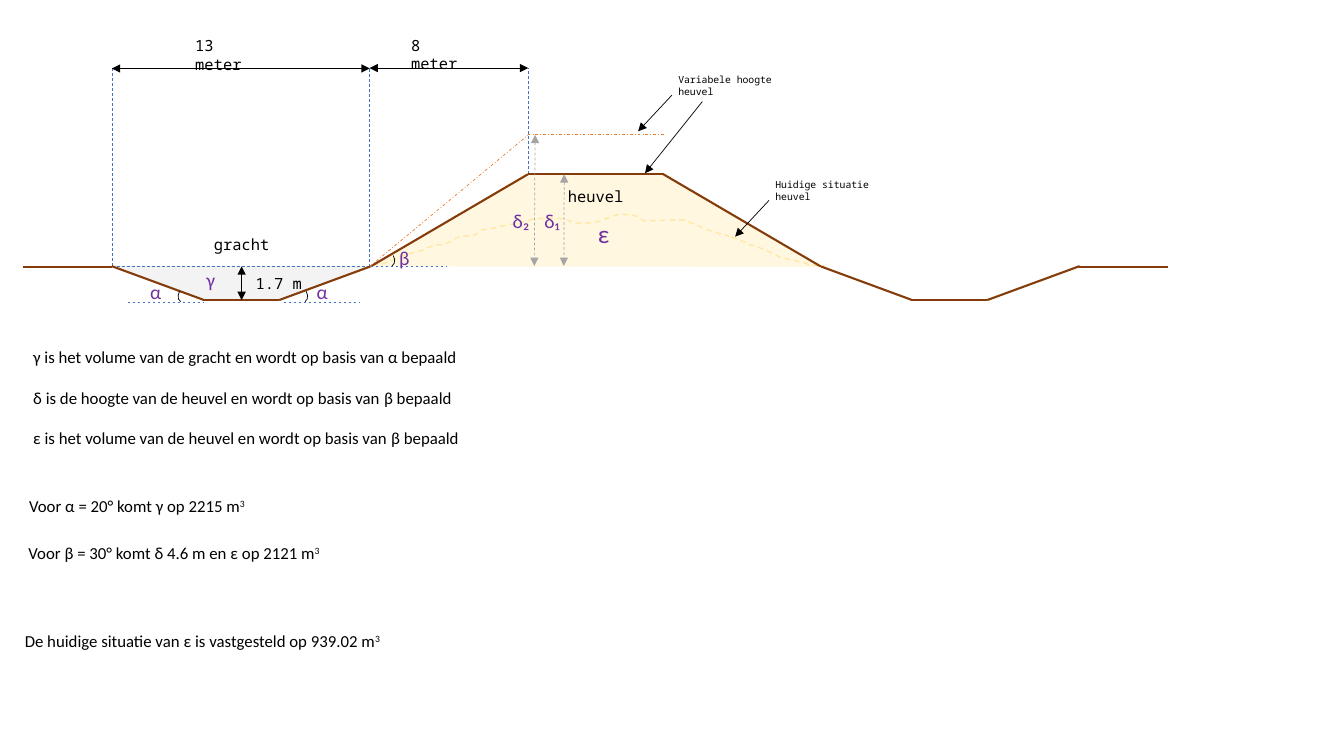
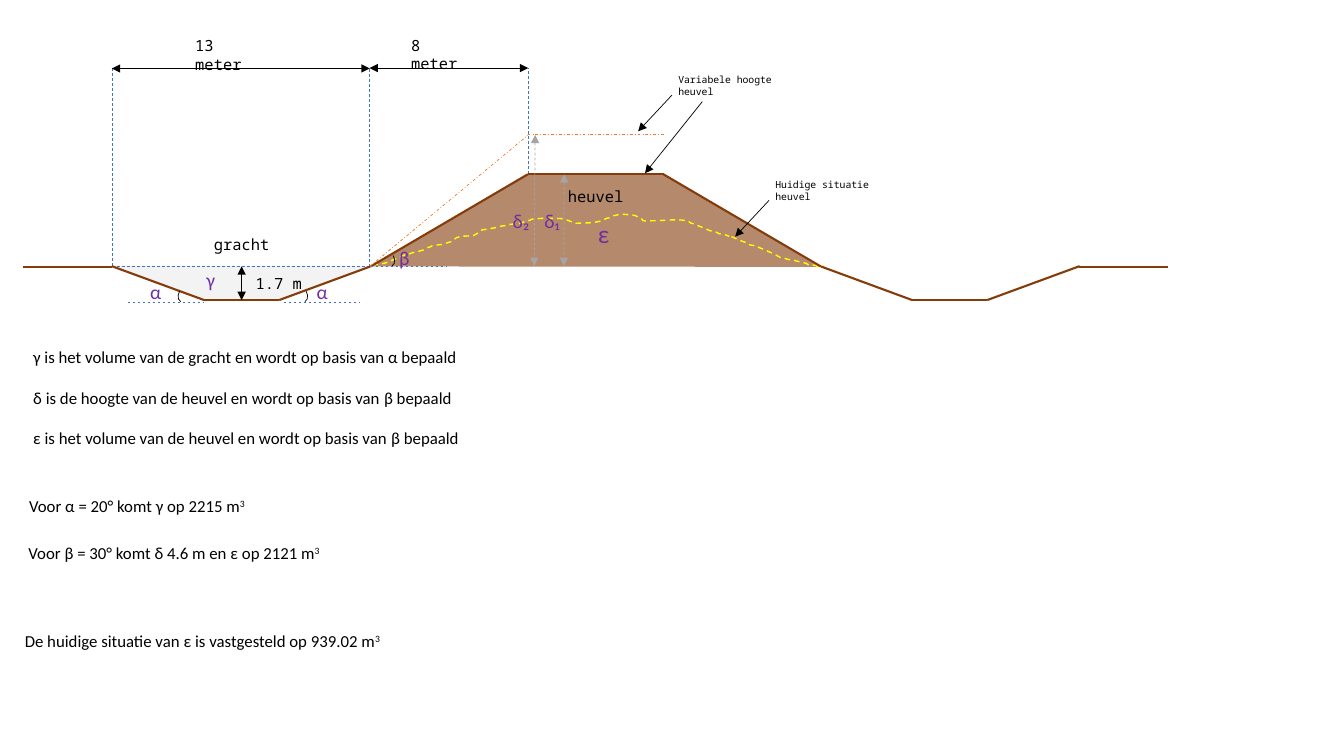
Before and after one commit to Morrizzzzz/RCE_IVO-O_de_worf_Terschelling, a slide deck: slide 1 of img/Afbeelding_analyse_06082026.pptx. Drawn at 1344x756 pixels with LibreOffice and Linux fonts; fonts in the diff are those of the drawing. Boxes give left, top, right and bottom in pixels: in the first picture for what was removed or moved away, otherwise in the second. Text is boxed around its words. In the diff, an @@ line names an element or a change of style, - is before the commit and + after.

```diff
--- a/img/Afbeelding_analyse_06082026.pptx
+++ b/img/Afbeelding_analyse_06082026.pptx
@@ freeform shape at bbox=[371, 174, 820, 267]: fill #FFF2CC at 60% opacity to #843C0B at 60% opacity @@
@@ freeform shape at bbox=[372, 214, 824, 266]: outline #FFD966 1 pt dashed to #FFFF00 1 pt dashed @@
```
Also in this commit, not shown: 1 other file.
